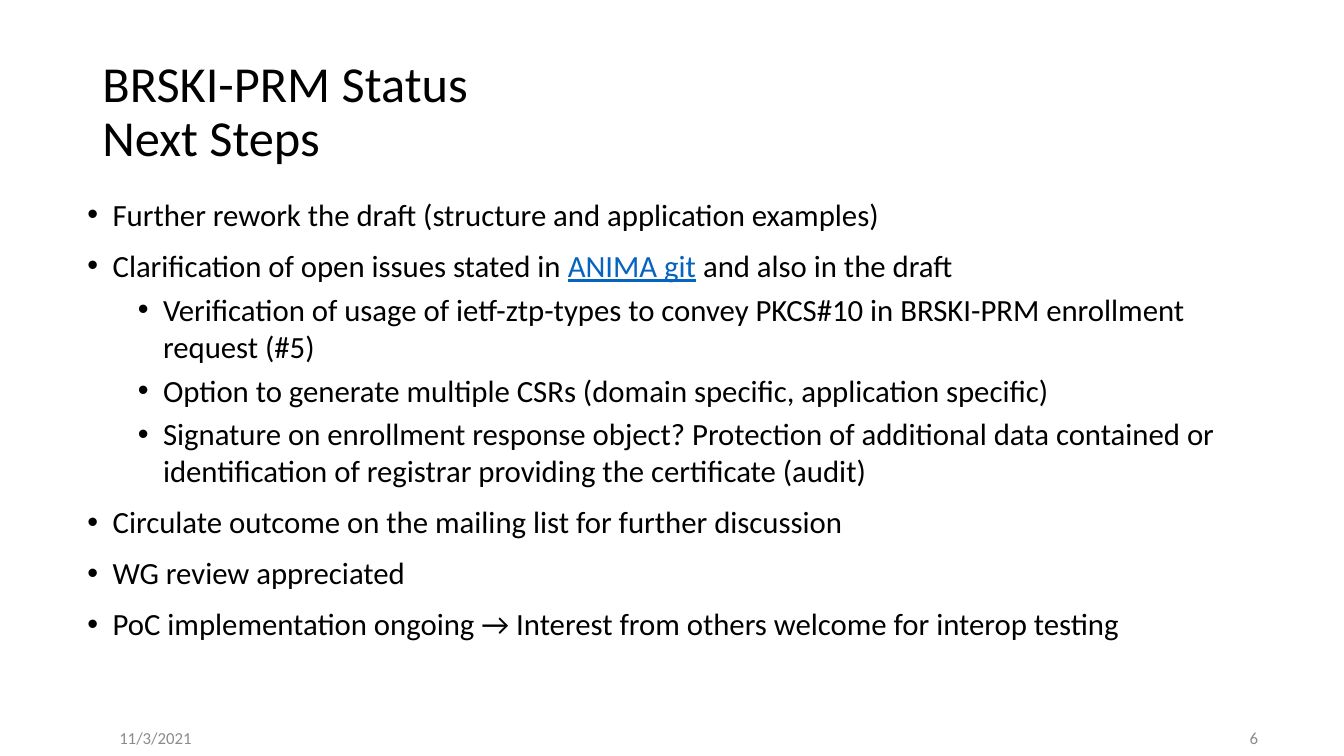
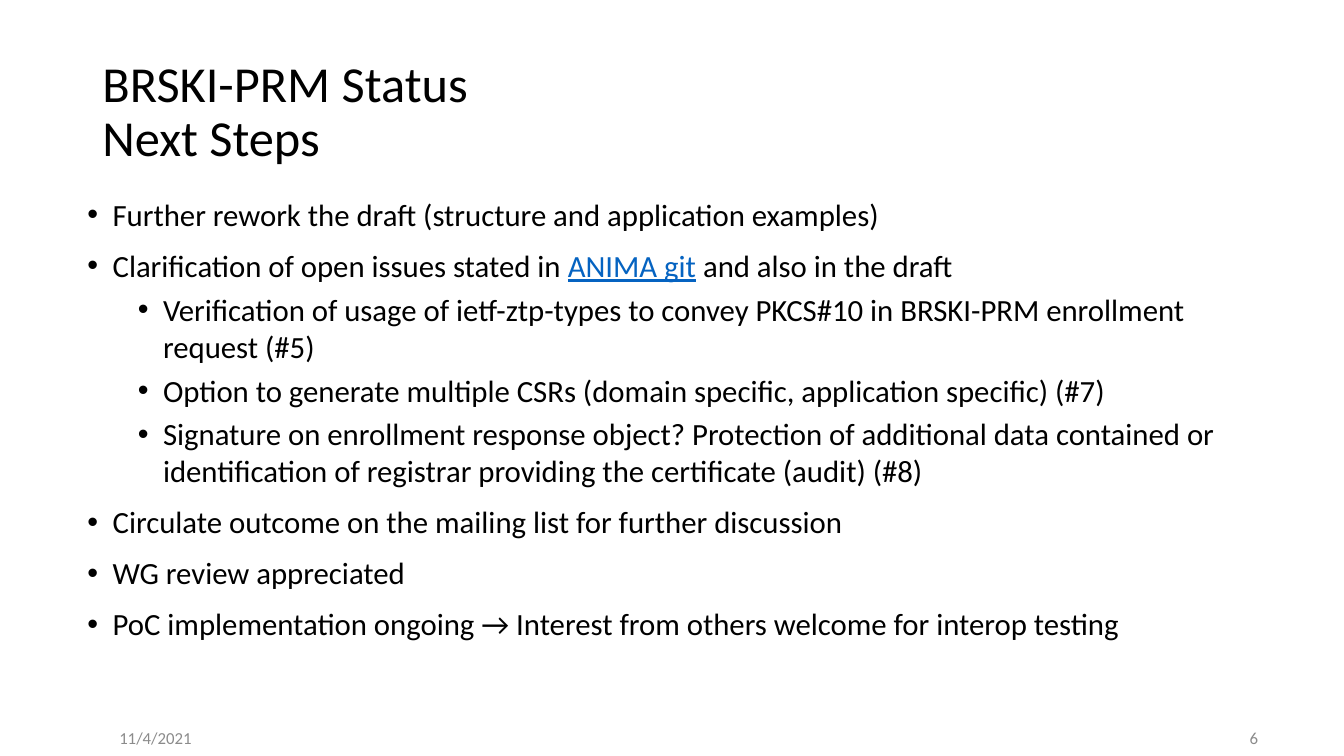
Before and after one commit to anima-wg/anima-brski-ae, a slide deck: slide 6 of presentations/slides-112-BRSKI-AE_BRSKI-PRM.pptx. Drawn at 1344x756 pixels with LibreOffice and Linux fonts; fonts in the diff are those of the drawing. Boxes give left, top, right and bottom in pixels: in the first picture for what was removed or moved away, otherwise in the second. Text is boxed around its words. In the diff, an @@ line names an element or a change of style, - is before the commit and + after.

Commit message:
Updated Next steps, Slides will be uploaded to the data tracker for IETF 112

```diff
--- a/presentations/slides-112-BRSKI-AE_BRSKI-PRM.pptx
+++ b/presentations/slides-112-BRSKI-AE_BRSKI-PRM.pptx
@@ text at (163,379,1214,488): text changed @@
-  • Option to generate multiple CSRs (domain specific, application specific)
-  • Signature on enrollment response object? Protection of additional data contained or identification of registrar providing the certificate (audit)
+  • Option to generate multiple CSRs (domain specific, application specific) (#7)
+  • Signature on enrollment response object? Protection of additional data contained or identification of registrar providing the certificate (audit) (#8)
@@ text at (119,732,191,745): text changed @@
-11/3/2021
+11/4/2021
```
Also in this commit, not shown: 4 other slides changed, 1 other file.
